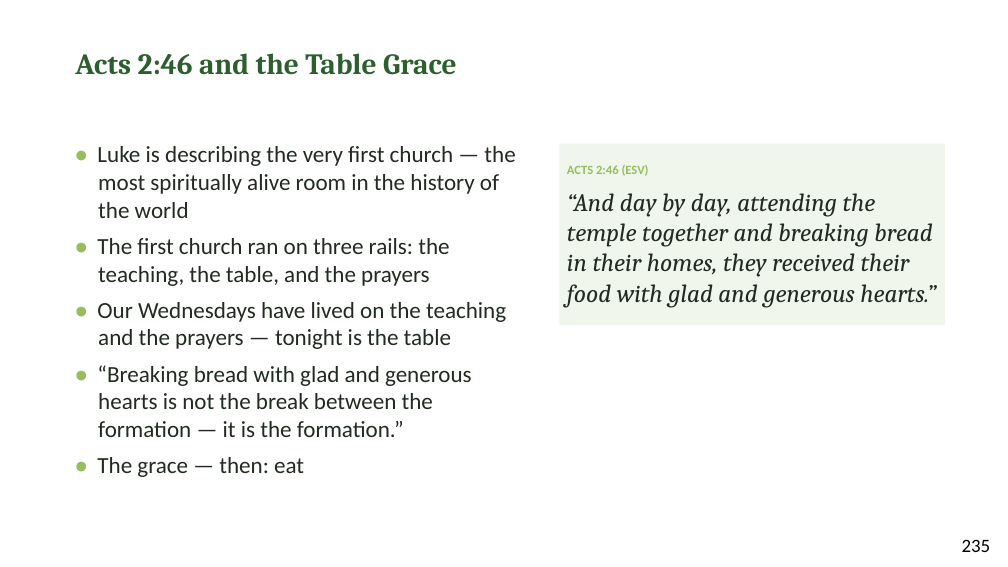
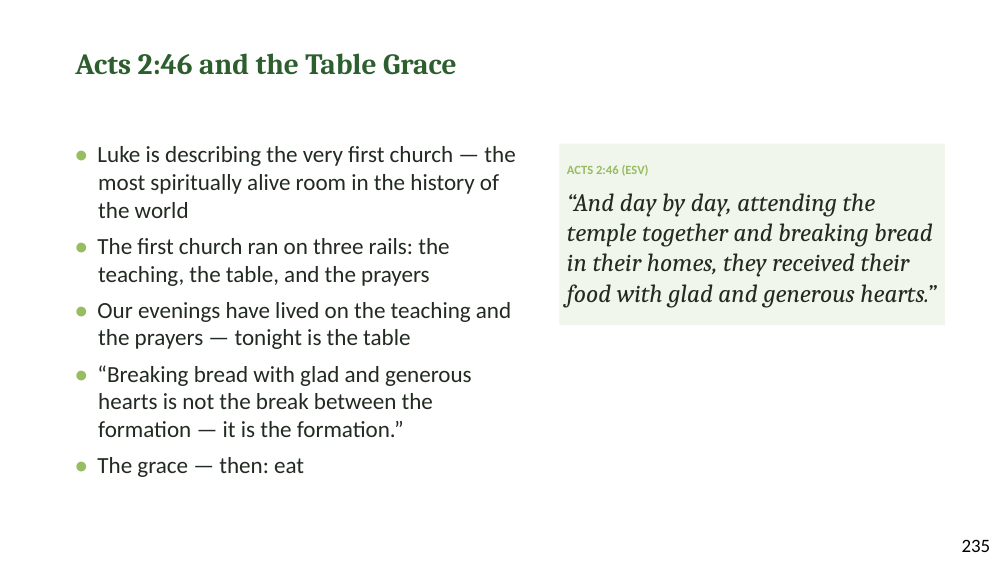
Before and after one commit to jgtittle-ministries/fellowship-of-the-heart-pilot-at-cca-dev, a slide deck: slide 7 of _implementation-notes/evening-series/FotH Evening Session 16 Slides DRAFT v1.pptx. Drawn at 1008x567 pixels with LibreOffice and Linux fonts; fonts in the diff are those of the drawing. Boxes give left, top, right and bottom in pixels: in the first picture for what was removed or moved away, otherwise in the second. Text is boxed around its words. In the diff, an @@ line names an element or a change of style, - is before the commit and + after.

```diff
--- a/_implementation-notes/evening-series/FotH Evening Session 16 Slides DRAFT v1.pptx
+++ b/_implementation-notes/evening-series/FotH Evening Session 16 Slides DRAFT v1.pptx
@@ text at <box>97,302,511,349</box>: text changed @@
-• Our Wednesdays have lived on the teaching and the prayers — tonight is the table
+• Our evenings have lived on the teaching and the prayers — tonight is the table
```
Also in this commit, not shown: 1 other slide changed, 34 other files.
